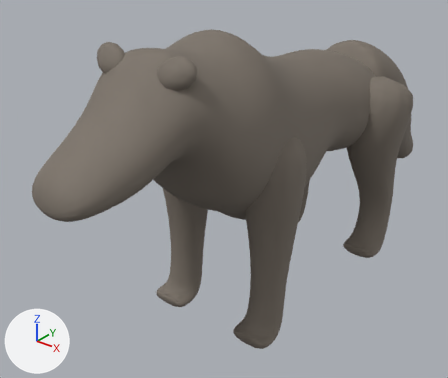
An edit to the Blender file mouse_open_world_clean_project/assets/creatures/kurt/kurt.blend, drawn before and after from the same camera.
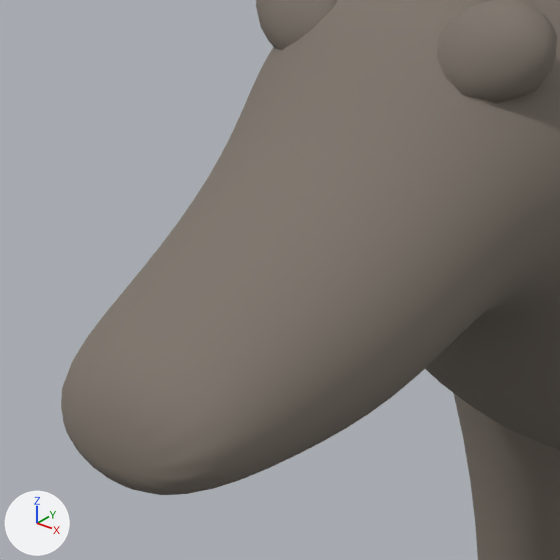
Each version is shown whole from a 50 mm lens placed at (1.046, -1.177, 1.256), pointed at (-0.146, 0.313, 0.332), then close up on the part from 3% to 44% of the width and 15% to 64% of the height. Every picture has the same lights, and +X, +Y and +Z are marked at lower left. The older version's two pictures come first.

In view in the first close-up: 'KurtGovde', 'KurtKulak_L', 'KurtKulak_R', 'KurtOnBacak_L'.
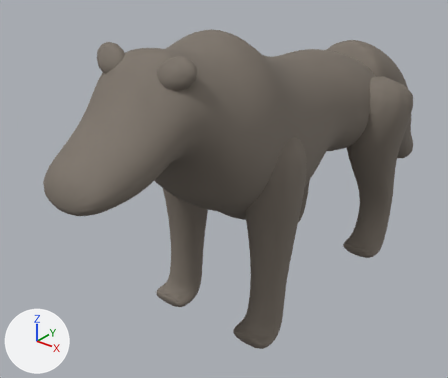
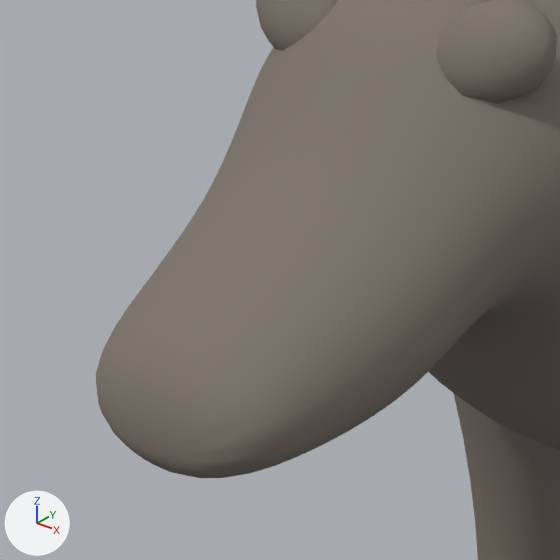
Changed parts and their boxes (x1, y1, x2, y2) in the close-ups (560 x 560 px; the box of a moved part takes in the faces that stretch with it):
```json
{"object": "KurtGovde", "change": "reshaped", "before": [61, 0, 560, 495], "after": [96, 0, 560, 478]}
{"part": 1, "of": "me_kurtgovde", "change": "moved or reshaped", "before": [61, 96, 459, 495], "after": [96, 99, 461, 478]}
```

Scene script edits in JSON lines:
```json
{"block": "me_kurtgovde", "where": "# used by ob_kurtgovde; location = (0.0, 0.0, 0.0)"}
{"op": "remove", "block": "me_kurtgovde", "code": "me_kurtgovde.from_pydata(...)  # 226 vertices, 240 faces; spans x -0.24..0.24, y -0.49..0.905, z 0.285..0.952"}
{"op": "add", "block": "me_kurtgovde", "code": "me_kurtgovde.from_pydata(...)  # 226 vertices, 240 faces; spans x -0.24..0.24, y -0.455..0.905, z 0.285..0.952"}
{"block": "me_kurtgovde", "change": "me_kurtgovde part 1: 49 of 226 vertices moved; they spanned x -0.138..0.138, y -0.49..-0.295, z 0.59..0.792 and now span x -0.14..0.14, y -0.455..-0.28, z 0.59..0.792; mean shift (0.0, 0.025, 0.0); largest move (0.096, -0.47, 0.638) -> (0.1, -0.435, 0.638)"}
```
